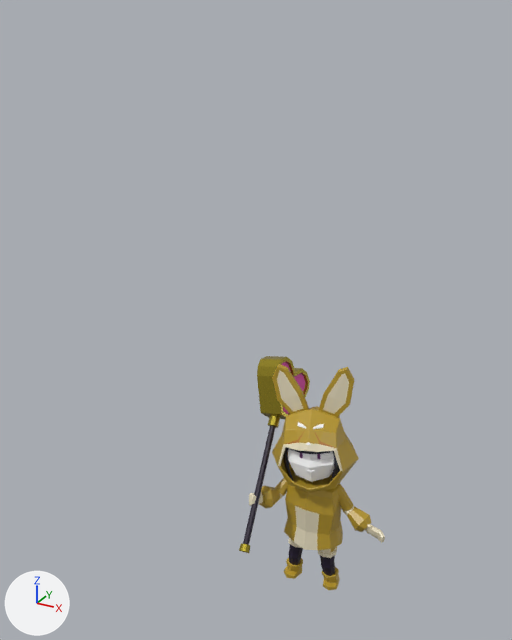
An edit to the glTF model kychar.gltf, drawn before and after from the same camera.
The view is the same before and after, from a 50 mm camera at (2.53, -5.97, 6.11) aimed at (-0.59, -0.29, 3.28). Every picture has the same lights, and +X, +Y and +Z are marked at lower left. Where no turn or scale is listed for an object, it has been applied to the vertices.

Before the edit, the objects in view are built like this:
```python
ob_annvilhood_fennec_001 = bpy.data.objects.new('AnnvilHood.Fennec.001', me_cube_051)
ob_annvilhood_fennec_001.location = (0.0, 0.0, 0.0)
ob_fennecbody_002 = bpy.data.objects.new('FennecBody.002', me_cube_046)
ob_fennecbody_002.location = (0.0, 0.0, 0.0)
ob_fennechair_001 = bpy.data.objects.new('FennecHair.001', me_cube_050)
ob_fennechair_001.location = (0.0, 0.0, 0.0)
ob_hammerlove_001 = bpy.data.objects.new('HammerLove.001', me_cylinder_013)
ob_hammerlove_001.parent = ob_hand_r
ob_hammerlove_001.location = (-0.294, 0.00139, 0.657)
ob_hammerlove_001.rotation_euler = (1.582, 3.011, 0.0033)  # degrees (91, 173, 0.2)
ob_hammerlove_001.scale = (6.14, 6.14, 6.14)
ob_head__human_001 = bpy.data.objects.new('Head  Human.001', me_cube_047)
ob_head__human_001.location = (0.0, 0.0, 0.0)
```
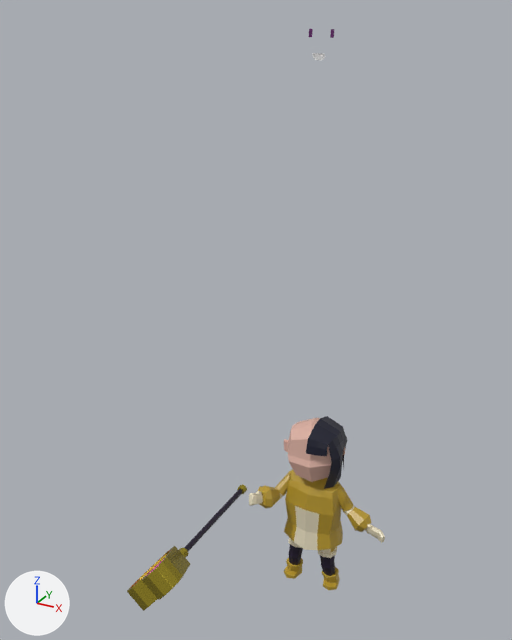
Location of each change, [x1, y1, x2, y2] in pixels of the pictures (512 x 640 px):
```json
{"object": "AnnvilHood.Fennec.001", "change": "deleted", "before": [272, 364, 359, 492], "faces in mat_cloth_yellowfur2 (yellow #b6972d)": [272, 364, 359, 492], "faces in mat_furwhite_yellow (beige #e7ddc0)": [277, 370, 349, 471]}
{"object": "HammerLove.001", "change": "moved, turned, rescaled", "before": [239, 356, 310, 553], "after": [127, 484, 247, 611]}
{"object": "Head  Human.001", "change": "recoloured", "before": [284, 418, 345, 482], "after": [284, 418, 345, 482], "on screen": "white to beige"}
{"object": "FennecHair", "change": "added", "after": [306, 416, 347, 489]}
{"object": "FennecHair.001", "change": "deleted", "before": [283, 448, 340, 482]}
{"object": "Eyes", "change": "added", "after": [309, 29, 334, 38]}
```

Scene script edits in JSON lines:
```json
{"op": "add", "block": "mat_skinplain", "code": ["mat_skinplain = principled_material('SkinPlain')", "mat_skinplain.base_color = (0.698, 0.427, 0.354)  # beige #daafa1", "mat_skinplain.roughness = 0.7"]}
{"block": "me_cube_047", "where": "me_cube_047.from_pydata(...)  # 52 vertices, 100 faces; spans x -0.365..0.294, y -0.294..0.302, z 1.461..2.086"}
{"op": "remove", "block": "me_cube_047", "code": "me_cube_047.materials.append(mat_skin1)  # white #ffffff"}
{"op": "add", "block": "me_cube_047", "code": "me_cube_047.materials.append(mat_skinplain)  # beige #daafa1"}
{"op": "add", "block": "me_plane_008", "code": ["me_plane_008 = bpy.data.meshes.new('Plane.008')", "me_plane_008.from_pydata(...)  # 24 vertices, 24 faces; spans x -0.112..0.112, y -0.259..-0.254, z 1.81..1.872", "me_plane_008.materials.append(mat_forest_green)  # dark purple #622266"]}
{"op": "add", "block": "me_cube_042", "code": ["me_cube_042 = bpy.data.meshes.new('Cube.042')", "me_cube_042.from_pydata(...)  # 49 vertices, 68 faces; spans x 0.0..0.329, y -0.291..0.315, z 1.473..2.126", "me_cube_042.materials.append(mat_cloth_blue_dark)  # black #0d0f27"]}
{"op": "remove", "block": "ob_annvilhood_fennec_001", "code": ["ob_annvilhood_fennec_001 = bpy.data.objects.new('AnnvilHood.Fennec.001', me_cube_051)", "ob_annvilhood_fennec_001.location = (0.0, 0.0, 0.0)"]}
{"op": "remove", "block": "ob_fennechair_001", "code": ["ob_fennechair_001 = bpy.data.objects.new('FennecHair.001', me_cube_050)", "ob_fennechair_001.location = (0.0, 0.0, 0.0)"]}
{"op": "remove", "block": "ob_hammerlove_001", "code": "ob_hammerlove_001.parent = ob_hand_r"}
{"op": "set", "path": "ob_hammerlove_001.scale", "old": "(6.14, 6.14, 6.14)", "new": "(1.0, 1.0, 1.0)"}
{"op": "set", "path": "ob_hammerlove_001.location", "old": "(-0.294, 0.00139, 0.657)", "new": "(-1.306, 0.00023, 0.346)"}
{"op": "set", "path": "ob_hammerlove_001.rotation_euler", "old": "(1.582, 3.011, 0.0033)", "new": "(1.579, 0.698, -0.00419)", "note": "degrees (91, 173, 0.2) -> degrees (90, 40, -0.2)"}
{"op": "add", "block": "ob_eyes", "code": ["ob_eyes = bpy.data.objects.new('Eyes', me_plane_008)", "ob_eyes.location = (0.0, 0.0, 4.09)"]}
{"op": "add", "block": "ob_fennechair", "code": ["ob_fennechair = bpy.data.objects.new('FennecHair', me_cube_042)", "ob_fennechair.location = (0.0, 0.0, 0.0)"]}
```
